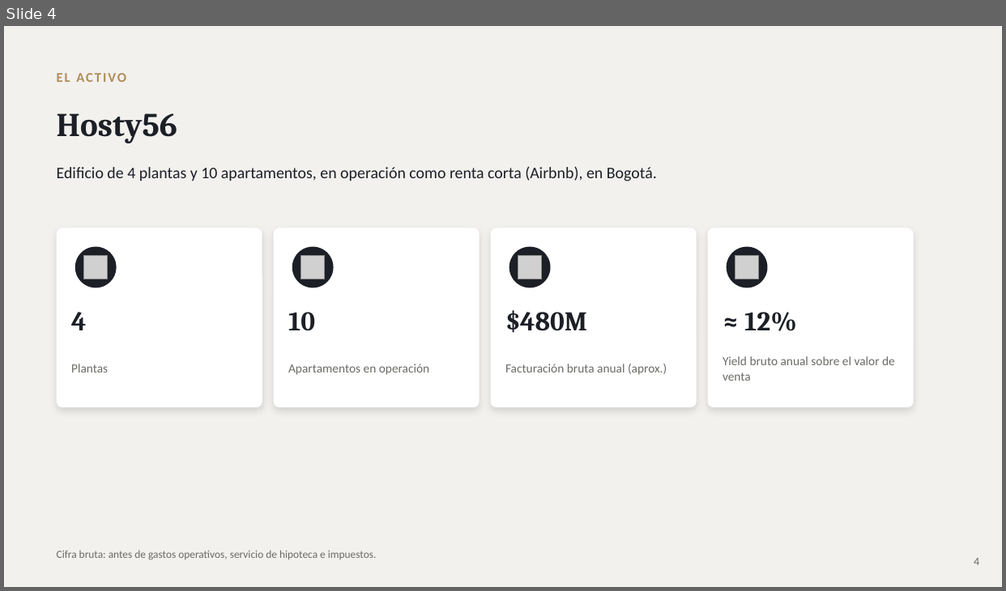
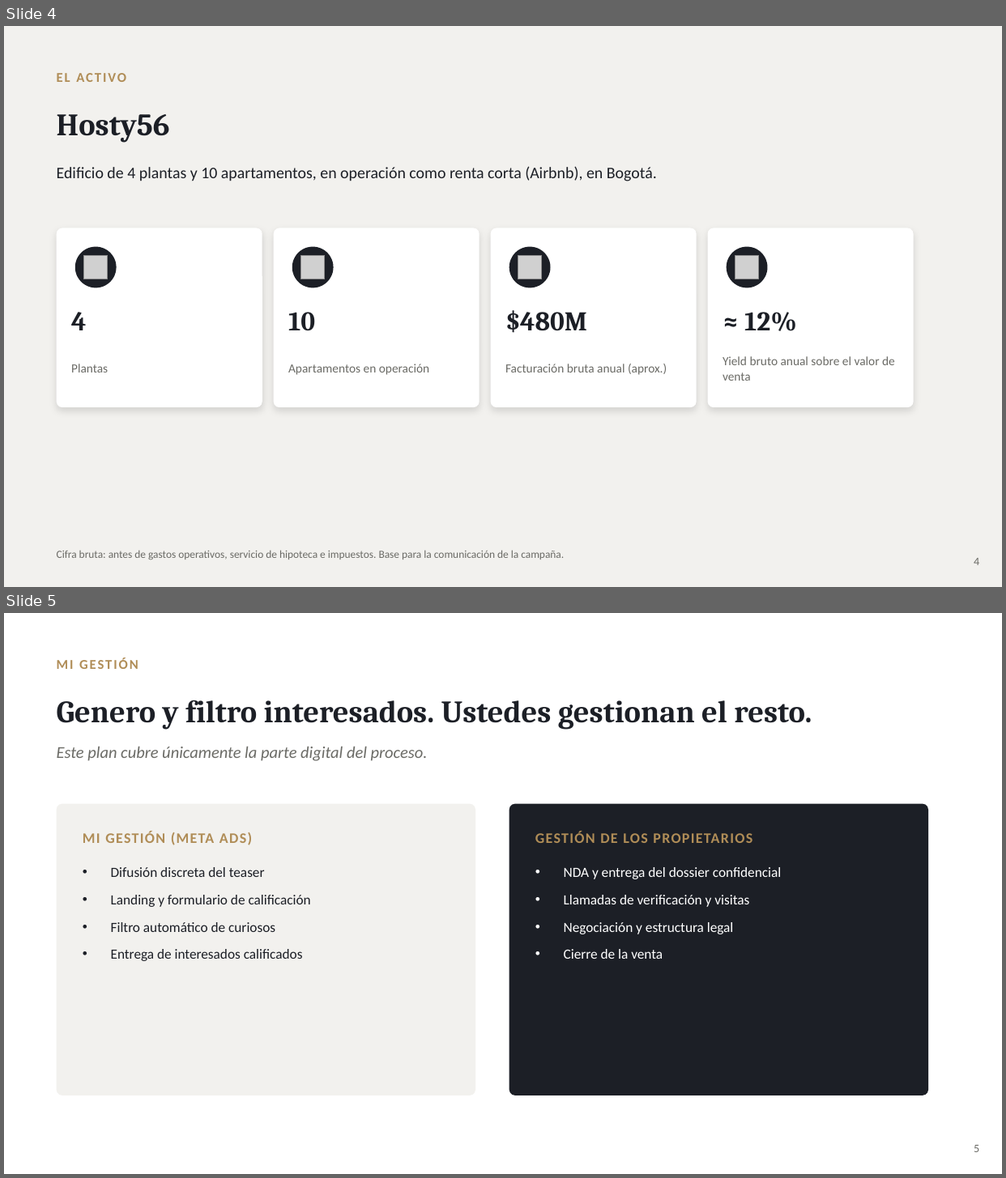
Before and after one commit to rozoerik-eng/Presentaciones-y-varios, a slide deck: Hosty56 - Plan de Venta (Edificio Airbnb Bogota)/Hosty56_Plan_de_Venta.pptx. Shown one above the other, each under a label of ours: slide 4 before the commit, slides 4 and 5 after it. The pictures are 1006x591 and 1006x1178 pixels, drawn with LibreOffice and Linux fonts; fonts in the diff are those of the drawing; grey boxes stand for pictures. Boxes give left, top, right and bottom in pixels: in the first picture for what was removed or moved away, otherwise in the second. Text is boxed around its words. In the diff, an @@ line names an element or a change of style, - is before the commit and + after.

```diff
--- a/Hosty56 - Plan de Venta (Edificio Airbnb Bogota)/Hosty56_Plan_de_Venta.pptx
+++ b/Hosty56 - Plan de Venta (Edificio Airbnb Bogota)/Hosty56_Plan_de_Venta.pptx
@@ slide 5 added at bbox=[4, 613, 1002, 1174], background #FFFFFF @@
@@ text added at bbox=[57, 658, 138, 669], 13 pt, text #B08D57, bold @@
+MI GESTIÓN
@@ text added at bbox=[57, 700, 812, 730], 30 pt, text #1C1F26, bold @@
+Genero y filtro interesados. Ustedes gestionan el resto.
@@ text added at bbox=[57, 747, 428, 761], 16 pt, text #6B6B66, italic @@
+Este plan cubre únicamente la parte digital del proceso.
@@ rounded rectangle added at bbox=[57, 804, 475, 1096], fill #F2F1EE @@
@@ rounded rectangle added at bbox=[509, 804, 928, 1096], fill #1C1F26 @@
@@ text added at bbox=[83, 831, 252, 845], 14 pt, text #B08D57, bold @@
+MI GESTIÓN (META ADS)
@@ text added at bbox=[535, 831, 752, 843], 14 pt, text #B08D57, bold @@
+GESTIÓN DE LOS PROPIETARIOS
@@ text added at bbox=[111, 867, 311, 961], 13.5 pt, text #1C1F26 @@
+• Difusión discreta del teaser
+• Landing y formulario de calificación
+• Filtro automático de curiosos
+• Entrega de interesados calificados
@@ text added at bbox=[564, 867, 782, 959], 13.5 pt, text #FFFFFF @@
+• NDA y entrega del dossier confidencial
+• Llamadas de verificación y visitas
+• Negociación y estructura legal
+• Cierre de la venta
@@ text added at bbox=[974, 1145, 979, 1152], 11 pt, text #6B6B66 @@
+5
@@ slide 4 changed as well @@
@@ text "Hosty56" at bbox=[57, 114, 170, 143]: size 32 to 30 pt @@
@@ text at bbox=[57, 550, 564, 560]: text changed @@
-Cifra bruta: antes de gastos operativos, servicio de hipoteca e impuestos.
+Cifra bruta: antes de gastos operativos, servicio de hipoteca e impuestos. Base para la comunicación de la campaña.
```
Also in this commit, not shown: 12 other slides changed, 1 other slide added, 2 slides removed, 1 other file.
